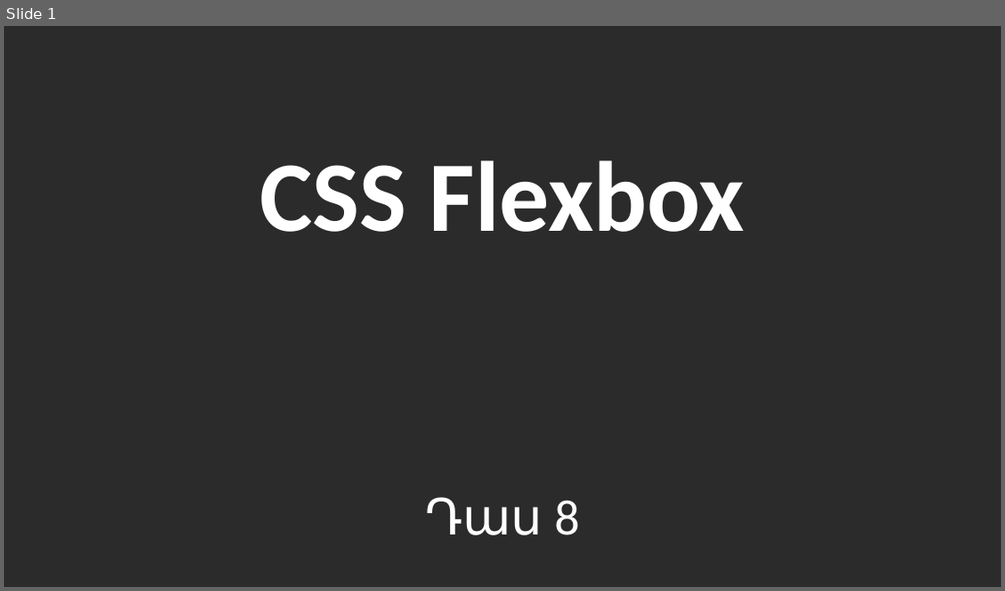
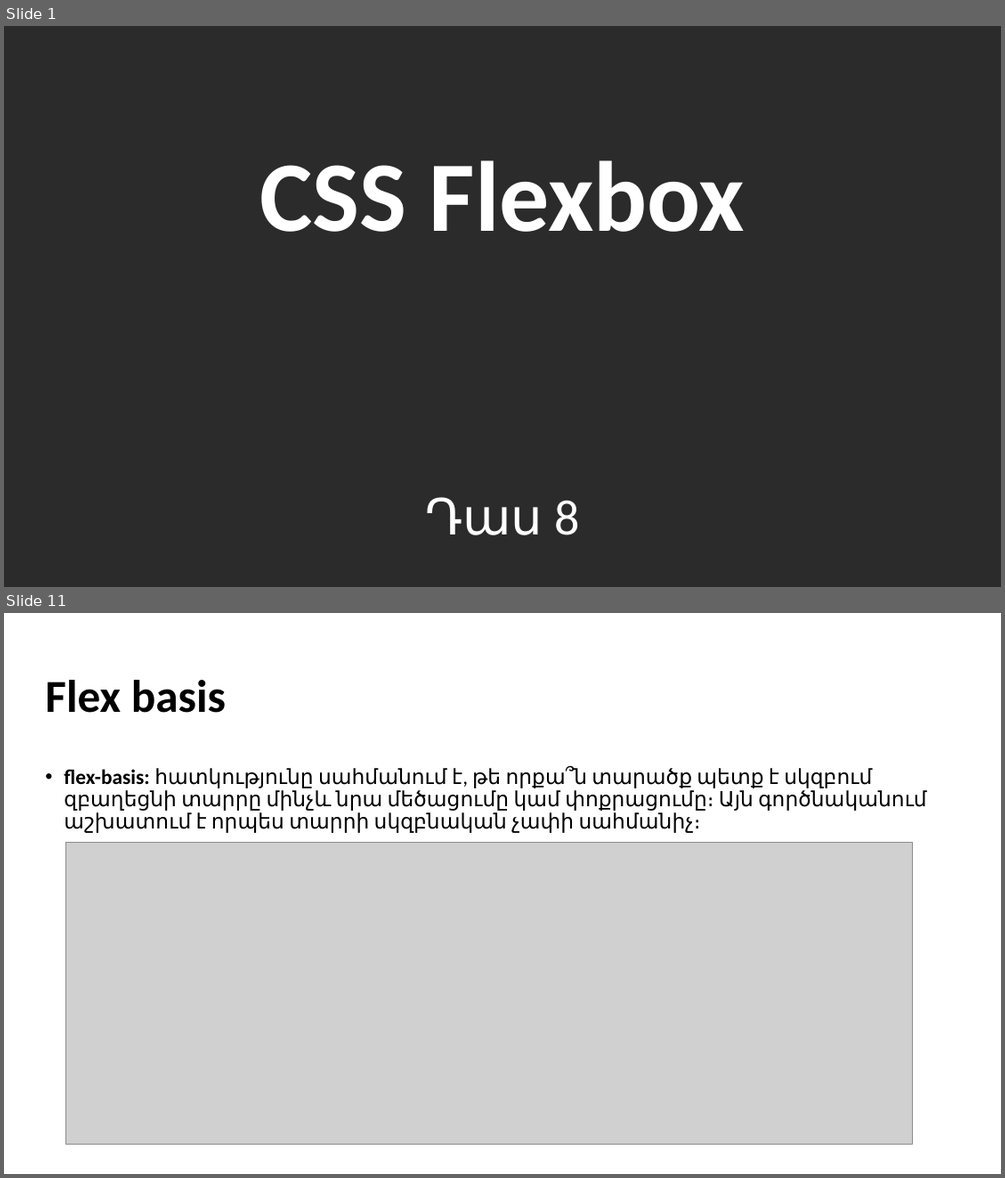
Before and after one commit to blackrainbowtest/BeeOnCode, a slide deck: HTML/08-CSS Flexbox.pptx. Shown one above the other, each under a label of ours: slide 1 before the commit, slides 1 and 11 after it; the slides between them are not shown. The pictures are 1005x591 and 1005x1178 pixels, drawn with LibreOffice and Linux fonts; fonts in the diff are those of the drawing; grey boxes stand for pictures; background and template pictures are left out; a plain dark background stands for a picture behind light text. Boxes give left, top, right and bottom in pixels: in the first picture for what was removed or moved away, otherwise in the second. Text is boxed around its words. In the diff, an @@ line names an element or a change of style, - is before the commit and + after.

```diff
--- a/HTML/08-CSS Flexbox.pptx
+++ b/HTML/08-CSS Flexbox.pptx
@@ slide 11 added at [4, 613, 1001, 1174], background picture (left out) @@
@@ title added at [45, 680, 226, 713], 44 pt, text #000000, bold @@
+Flex basis
@@ text added at [64, 766, 926, 833], 20 pt, text #000000 @@
+• flex-basis: հատկությունը սահմանում է, թե որքա՞ն տարածք պետք է սկզբում զբաղեցնի տարրը մինչև նրա մեծացումը կամ փոքրացումը։ Այն գործնականում աշխատում է որպես տարրի սկզբնական չափի սահմանիչ։
@@ picture added at [66, 842, 913, 1144] @@
```
Also in this commit, not shown: 1 slide changed, 10 other slides added, 27 other files.
